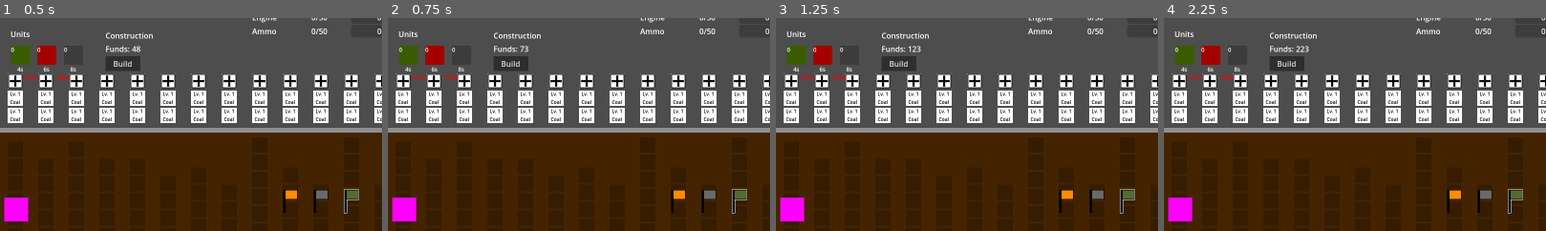
Above: before the commit, frames 1-4 (left to right).
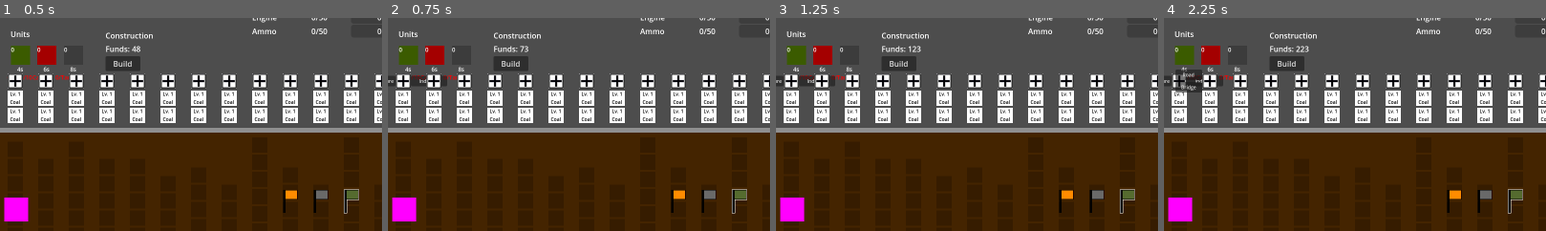
Above: after the commit, the same moments.

Repository: dwlee0802/AttritionWarfare
Game: Godot game, scene res://Scenes/game.tscn
Same seed, same stepped clock (60 frames per second), same inputs: the game is played once before the commit and once after it.
Inputs (mouse positions are % of the whole screen's width and height, from its top left):
- Up to frame 1 (0.5 s): no input
- Up to frame 2 (0.75 s): click (2, 37) at 0.52 s
- Up to frame 3 (1.25 s): no input
- Up to frame 4 (2.25 s): click (5, 37) at 1.25 s, where only the run after the commit has a clickable "Industry"; click (3, 37) at 2 s, where only the run after the commit has a clickable "Infrastructure"
The pictures show only the part of the screen within x 0-50%, y 23-73%; the shares and areas given below are measured in that part.

Frame 1 is identical in both runs. In frame 2, 0.3% of the frame differs, in the area x 0-16%, y 26-32%; in frame 3, 0.3%; in frame 4, 0.8%, in the area x 0-16%, y 24-35%.

Commit message:
Finished front-end of Build Menu.

Diff:
--- /dev/null
+++ b/Scenes/BuildTypeButton.gd
@@ -0,0 +1,9 @@
+extends Button
+class_name BuildTypeButton
+
+@export var goodType: Enums.GoodType = Enums.GoodType.None
+
+
+func _process(delta):
+	# check if this button can be pressed based on available funds and cost
+	pass
--- a/Scenes/IndustryIcons.gd
+++ b/Scenes/IndustryIcons.gd
@@ -1,11 +1,50 @@
 extends VBoxContainer
+
+@onready var typeButtons = $BuildButton/TypeButtons
+
+@onready var industryButtons = $BuildButton/BuildOptions/Industry
+@onready var infraButtons = $BuildButton/BuildOptions/Infrastructure
 
 
 # Called when the node enters the scene tree for the first time.
 func _ready():
-	pass # Replace with function body.
+	ConnectBuildSignals()
+	Reset()
 
 
 # Called every frame. 'delta' is the elapsed time since the previous frame.
 func _process(delta):
 	pass
+
+
+func _on_build_button_toggled(toggled_on):
+	typeButtons.visible = toggled_on
+	if toggled_on == false:
+		Reset()
+
+
+func _on_type_button_pressed(is_industry):
+	typeButtons.visible = false
+
+	if is_industry:
+		industryButtons.visible = true
+	else:
+		infraButtons.visible = true
+
+
+func Reset():
+	$BuildButton.button_pressed = false
+	typeButtons.visible = false
+	industryButtons.visible = false
+	infraButtons.visible = false
+
+
+func _on_industry_button_pressed(extra_arg_0):
+	print(Enums.GoodTypeToString(extra_arg_0))
+	Reset()
+
+
+func ConnectBuildSignals():
+	for child in industryButtons.get_children():
+		if child is BuildTypeButton:
+			child.pressed.connect(_on_industry_button_pressed.bind(child.goodType))
--- a/Scenes/block.tscn
+++ b/Scenes/block.tscn
@@ -1,9 +1,11 @@
-[gd_scene load_steps=7 format=3 uid="uid://ps851n03q6ik"]
+[gd_scene load_steps=9 format=3 uid="uid://ps851n03q6ik"]
 
 [ext_resource type="Script" path="res://Scripts/Block.gd" id="2_568kp"]
 [ext_resource type="Texture2D" uid="uid://bweni00tvg2ju" path="res://Art/32x32_white_square.png" id="2_dmnni"]
 [ext_resource type="Script" path="res://Scenes/IndustryIcons.gd" id="3_57e5e"]
 [ext_resource type="Texture2D" uid="uid://bu5glklx5xfyl" path="res://Art/build_icon.jpg" id="3_wcdb0"]
+[ext_resource type="ButtonGroup" uid="uid://h7t1wd2bnwok" path="res://build_button_group.tres" id="4_3fbij"]
+[ext_resource type="Script" path="res://Scenes/BuildTypeButton.gd" id="6_ijsgh"]
 
 [sub_resource type="RectangleShape2D" id="RectangleShape2D_mp6jl"]
 size = Vector2(64, 371)
@@ -16,8 +18,10 @@
 custom_minimum_size = Vector2(64, 450)
 layout_mode = 3
 anchors_preset = 0
-offset_right = 64.0
-offset_bottom = 500.0
+offset_left = 772.0
+offset_top = 352.0
+offset_right = 836.0
+offset_bottom = 852.0
 script = ExtResource("2_568kp")
 
 [node name="CaptureStatus" type="ColorRect" parent="."]
@@ -67,14 +71,54 @@
 offset_bottom = -10.0
 grow_horizontal = 2
 grow_vertical = 0
+mouse_filter = 2
 alignment = 2
 script = ExtResource("3_57e5e")
 
 [node name="BuildButton" type="TextureButton" parent="CaptureStatus/IndustryIcons"]
 custom_minimum_size = Vector2(32, 32)
 layout_mode = 2
+toggle_mode = true
+button_group = ExtResource("4_3fbij")
 texture_normal = ExtResource("3_wcdb0")
 
+[node name="TypeButtons" type="Control" parent="CaptureStatus/IndustryIcons/BuildButton"]
+layout_mode = 1
+anchors_preset = 15
+anchor_right = 1.0
+anchor_bottom = 1.0
+grow_horizontal = 2
+grow_vertical = 2
+mouse_filter = 2
+
+[node name="IndustryButton" type="Button" parent="CaptureStatus/IndustryIcons/BuildButton/TypeButtons"]
+custom_minimum_size = Vector2(76, 0)
+layout_mode = 1
+anchors_preset = -1
+anchor_left = 1.0
+anchor_top = 0.5
+anchor_right = 1.0
+anchor_bottom = 0.5
+offset_top = -11.0
+offset_right = 76.0
+offset_bottom = 11.0
+grow_vertical = 2
+theme_override_font_sizes/font_size = 10
+text = "Industry"
+
+[node name="InfrastructureButton" type="Button" parent="CaptureStatus/IndustryIcons/BuildButton/TypeButtons"]
+layout_mode = 1
+anchors_preset = -1
+anchor_top = 0.5
+anchor_bottom = 0.5
+offset_left = -76.0
+offset_top = -11.0
+offset_bottom = 11.0
+grow_horizontal = 0
+grow_vertical = 2
+theme_override_font_sizes/font_size = 10
+text = "Infrastructure"
+
 [node name="BuildOptions" type="Control" parent="CaptureStatus/IndustryIcons/BuildButton"]
 layout_mode = 1
 anchors_preset = 15
@@ -82,9 +126,9 @@
 anchor_bottom = 1.0
 grow_horizontal = 2
 grow_vertical = 2
+mouse_filter = 2
 
 [node name="Industry" type="VBoxContainer" parent="CaptureStatus/IndustryIcons/BuildButton/BuildOptions"]
-visible = false
 layout_mode = 1
 anchors_preset = -1
 anchor_left = 1.0
@@ -101,31 +145,50 @@
 layout_mode = 2
 theme_override_font_sizes/font_size = 10
 text = "Coal Mine"
+script = ExtResource("6_ijsgh")
+goodType = 0
 
 [node name="IronButton" type="Button" parent="CaptureStatus/IndustryIcons/BuildButton/BuildOptions/Industry"]
 layout_mode = 2
 theme_override_font_sizes/font_size = 10
 text = "Iron Mine"
+script = ExtResource("6_ijsgh")
+goodType = 1
 
 [node name="SteelButton" type="Button" parent="CaptureStatus/IndustryIcons/BuildButton/BuildOptions/Industry"]
 layout_mode = 2
 theme_override_font_sizes/font_size = 10
 text = "Steel Mill"
+script = ExtResource("6_ijsgh")
+goodType = 2
 
 [node name="GunButton" type="Button" parent="CaptureStatus/IndustryIcons/BuildButton/BuildOptions/Industry"]
 layout_mode = 2
 theme_override_font_sizes/font_size = 10
 text = "Gun"
-
-[node name="SteelButton3" type="Button" parent="CaptureStatus/IndustryIcons/BuildButton/BuildOptions/Industry"]
+script = ExtResource("6_ijsgh")
+goodType = 3
+
+[node name="CannonButton" type="Button" parent="CaptureStatus/IndustryIcons/BuildButton/BuildOptions/Industry"]
 layout_mode = 2
 theme_override_font_sizes/font_size = 10
 text = "Cannon"
-
-[node name="SteelButton4" type="Button" parent="CaptureStatus/IndustryIcons/BuildButton/BuildOptions/Industry"]
+script = ExtResource("6_ijsgh")
+goodType = 4
+
+[node name="EngineButton" type="Button" parent="CaptureStatus/IndustryIcons/BuildButton/BuildOptions/Industry"]
 layout_mode = 2
 theme_override_font_sizes/font_size = 10
 text = "Engine"
+script = ExtResource("6_ijsgh")
+goodType = 5
+
+[node name="AmmoButton" type="Button" parent="CaptureStatus/IndustryIcons/BuildButton/BuildOptions/Industry"]
+layout_mode = 2
+theme_override_font_sizes/font_size = 10
+text = "Ammo"
+script = ExtResource("6_ijsgh")
+goodType = 6
 
 [node name="Infrastructure" type="VBoxContainer" parent="CaptureStatus/IndustryIcons/BuildButton/BuildOptions"]
 visible = false
@@ -149,43 +212,6 @@
 layout_mode = 2
 theme_override_font_sizes/font_size = 10
 text = "Bridge"
-
-[node name="TypeButtons" type="Control" parent="CaptureStatus/IndustryIcons/BuildButton"]
-visible = false
-layout_mode = 1
-anchors_preset = 15
-anchor_right = 1.0
-anchor_bottom = 1.0
-grow_horizontal = 2
-grow_vertical = 2
-
-[node name="IndustryButton" type="Button" parent="CaptureStatus/IndustryIcons/BuildButton/TypeButtons"]
-custom_minimum_size = Vector2(76, 0)
-layout_mode = 1
-anchors_preset = -1
-anchor_left = 1.0
-anchor_top = 0.5
-anchor_right = 1.0
-anchor_bottom = 0.5
-offset_top = -11.0
-offset_right = 76.0
-offset_bottom = 11.0
-grow_vertical = 2
-theme_override_font_sizes/font_size = 10
-text = "Industry"
-
-[node name="InfrastructureButton" type="Button" parent="CaptureStatus/IndustryIcons/BuildButton/TypeButtons"]
-layout_mode = 1
-anchors_preset = -1
-anchor_top = 0.5
-anchor_bottom = 0.5
-offset_left = -76.0
-offset_top = -11.0
-offset_bottom = 11.0
-grow_horizontal = 0
-grow_vertical = 2
-theme_override_font_sizes/font_size = 10
-text = "Infrastructure"
 
 [node name="IndustryIcon" type="TextureRect" parent="CaptureStatus/IndustryIcons"]
 custom_minimum_size = Vector2(32, 32)
@@ -317,3 +343,7 @@
 anchors_preset = -1
 offset_top = -20.0
 theme_override_font_sizes/font_size = 10
+
+[connection signal="toggled" from="CaptureStatus/IndustryIcons/BuildButton" to="CaptureStatus/IndustryIcons" method="_on_build_button_toggled"]
+[connection signal="pressed" from="CaptureStatus/IndustryIcons/BuildButton/TypeButtons/IndustryButton" to="CaptureStatus/IndustryIcons" method="_on_type_button_pressed" binds= [true]]
+[connection signal="pressed" from="CaptureStatus/IndustryIcons/BuildButton/TypeButtons/InfrastructureButton" to="CaptureStatus/IndustryIcons" method="_on_type_button_pressed" binds= [false]]
--- a/Scripts/Block.gd
+++ b/Scripts/Block.gd
@@ -189,5 +189,5 @@
 	tempIndustryLabel.text = output
 
 
-func _on_build_button_pressed():
-	pass # Replace with function body.
+func BuildIndustry(type: Enums.GoodType):
+	pass
--- a/Scripts/Enums.gd
+++ b/Scripts/Enums.gd
@@ -1,6 +1,6 @@
 class_name Enums
 
-enum GoodType {Coal, Iron, Steel, Gun, Cannon, Tank, Ammunition, Infantry, Artillery, Armored, AntiTank, None}
+enum GoodType {Coal, Iron, Steel, Gun, Cannon, Engine, Ammunition, Infantry, Artillery, Armored, AntiTank, None}
 static var GOOD_TYPE_COUNT: int = 7
 static func GoodTypeToString(num):
 	if num == 0:
--- /dev/null
+++ b/build_button_group.tres
@@ -0,0 +1,4 @@
+[gd_resource type="ButtonGroup" format=3 uid="uid://h7t1wd2bnwok"]
+
+[resource]
+allow_unpress = true
